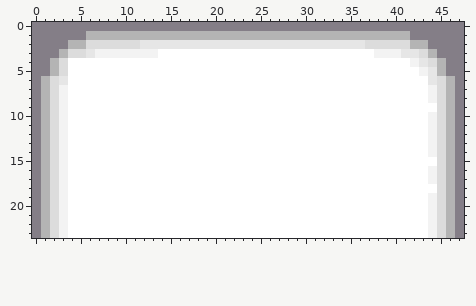
Pixel-art file -- MarsBaseManagement/Assets/Sprites/SourcesIcons/IconHolderWhiteCutted.aseprite. Above is the file before it was changed.
48x24 pixels, 1 frame. Colours within 5 levels of each other are drawn and written as one.
Now the later version:
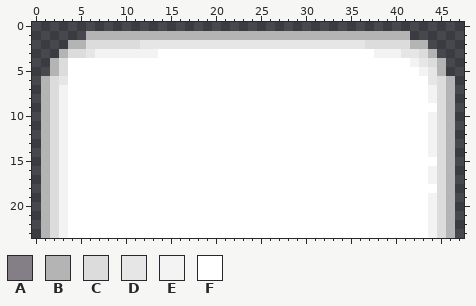
Palette (. is transparent): A #847e87  B #b4b4b4  C #dcdcdc  D #e6e6e6  E #f3f3f3  F #ffffff
The exact change:
Colour A is gone in row 0 at x 0 to 47; in row 1 at x 0 to 5 and 42 to 47; in row 2 at x 0 to 3 and 44 to 47; in row 3 at x 0 to 2 and 45 to 47; in rows 4 to 5 at x 0 to 1 and 46 to 47; in rows 6 to 23 at x 0 and 47.
Changed places in both pictures, as pixel boxes (x1, y1, x2, y2):
erased: (32, 22, 464, 238)
